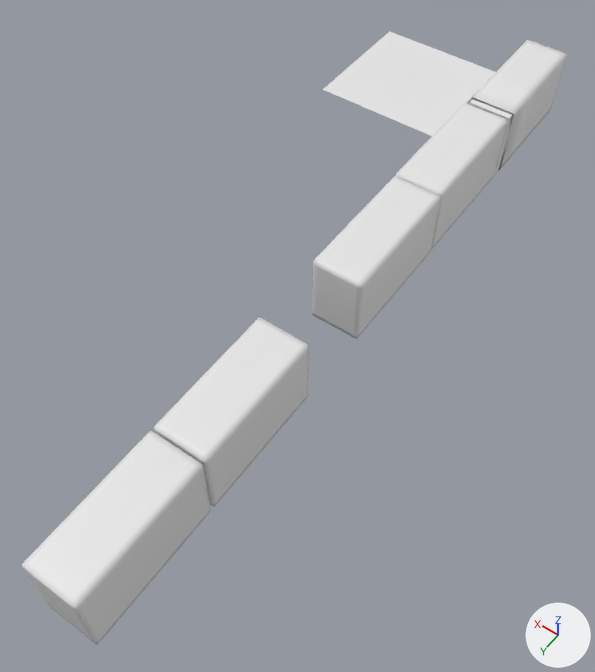
What one commit did to the Blender file fr-artists/scenes/blender/MAIN/environments/opening_SqueakEasy/MES/MatchBoxes/#_LINK_boxes.blend.
Camera for both pictures: a 50 mm lens placed at (-5.09, 10.2, 7.82), pointed at (-1.35, 4.96, -0.4). Every picture has the same lights, and +X, +Y and +Z are marked at lower right. The older version comes first. Materials are left out; every surface is plain grey.

In view in the first picture: 'GlitterBox', 'MES_HS-TS_pipeline', 'MatchBox', 'MatchBox-outer', 'SafetyPins', 'ThePastSoundOfLondon' and 1 more.
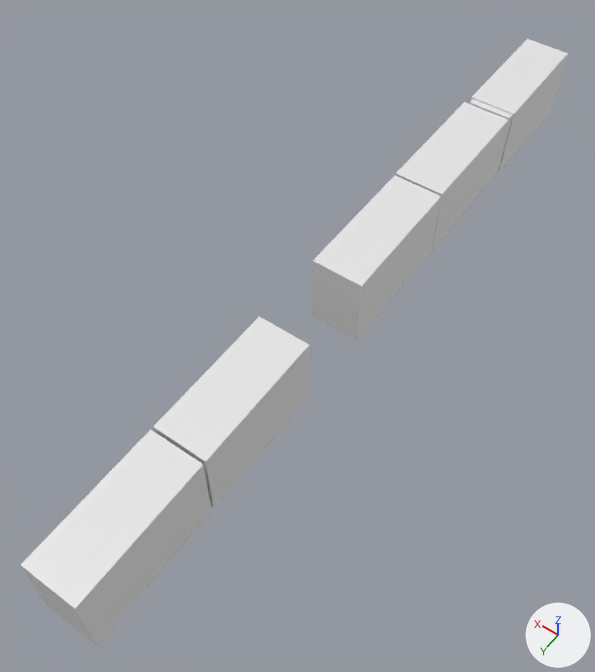
Where the change shows, as pixel boxes (x1, y1, x2, y2) in the pictures (595 x 672 px):
'ThePastSoundOfLondon', reshaped, modifiers changed
    before: (22, 431, 211, 645)
    after: (21, 429, 212, 646)
'GlitterBox', reshaped, modifiers changed
    before: (154, 317, 309, 507)
    after: (153, 316, 310, 508)
'MatchBox', reshaped, modifiers changed
    before: (312, 176, 441, 339)
    after: (312, 175, 441, 340)
'MES_HS-TS_pipeline', deleted
    before: (323, 31, 496, 136)
'MatchBox-outer', reshaped, modifiers changed
    before: (471, 40, 567, 170)
    after: (471, 39, 568, 170)
part 1 of me_cube, built on
    before: (471, 40, 567, 170)
    after: (471, 39, 568, 170)
part 3 of me_cube_002, built on
    before: (396, 103, 508, 249)
    after: (396, 102, 508, 249)
part 5 of me_cube_003, built on
    before: (312, 176, 441, 339)
    after: (312, 175, 441, 340)
part 7 of me_cube_004, built on
    before: (154, 317, 309, 507)
    after: (153, 316, 310, 508)
part 9 of me_cube_005, built on
    before: (22, 431, 210, 645)
    after: (21, 429, 211, 646)

The change, as a list of edits to the scene's bpy script:
```text
Change me_cube:
    remove me_cube.from_pydata(...)  # 24 vertices, 20 faces; spans x -0.32..0.32, y -0.71..1.01, z -0.48..0.48
    add me_cube.from_pydata(...)  # 8 vertices, 5 faces; spans x -0.32..0.32, y -0.71..1.01, z -0.48..0.48
    me_cube part 1
    16 vertices are removed from x -0.32..0.32, y -0.71..1.01, z -0.48..0.48
    20 faces are deleted
    5 new faces join them
    me_cube part 2: the surface is now shaded flat
Change me_cube_002:
    remove me_cube_002.from_pydata(...)  # 24 vertices, 22 faces; spans x -0.33..0.33, y -0.89..0.89, z -0.48..0.48
    add me_cube_002.from_pydata(...)  # 8 vertices, 6 faces; spans x -0.33..0.33, y -0.89..0.89, z -0.48..0.48
    me_cube_002 part 3
    16 vertices are removed from x -0.33..0.33, y -0.89..0.89, z -0.48..0.48
    22 faces are deleted
    6 new faces join them
    me_cube_002 part 4: the surface is now shaded flat
Change me_cube_003:
    remove me_cube_003.from_pydata(...)  # 24 vertices, 22 faces; spans x -0.33..0.33, y -0.89..0.89, z -0.48..0.48
    add me_cube_003.from_pydata(...)  # 8 vertices, 6 faces; spans x -0.33..0.33, y -0.89..0.89, z -0.48..0.48
    me_cube_003 part 5
    16 vertices are removed from x -0.33..0.33, y -0.89..0.89, z -0.48..0.48
    22 faces are deleted
    6 new faces join them
    me_cube_003 part 6: the surface is now shaded flat
Change me_cube_004:
    remove me_cube_004.from_pydata(...)  # 24 vertices, 22 faces; spans x -0.33..0.33, y -0.85..0.85, z -0.48..0.48
    add me_cube_004.from_pydata(...)  # 8 vertices, 6 faces; spans x -0.33..0.33, y -0.85..0.85, z -0.48..0.48
    me_cube_004 part 7
    16 vertices are removed from x -0.33..0.33, y -0.85..0.85, z -0.48..0.48
    22 faces are deleted
    6 new faces join them
    me_cube_004 part 8: the surface is now shaded flat
Change me_cube_005:
    remove me_cube_005.from_pydata(...)  # 24 vertices, 22 faces; spans x -0.33..0.33, y -0.84..0.84, z -0.48..0.48
    add me_cube_005.from_pydata(...)  # 8 vertices, 6 faces; spans x -0.33..0.33, y -0.84..0.84, z -0.48..0.48
    me_cube_005 part 9
    16 vertices are removed from x -0.33..0.33, y -0.84..0.84, z -0.48..0.48
    22 faces are deleted
    6 new faces join them
    me_cube_005 part 10: the surface is now shaded flat
Remove ob_mes_hs_ts_pipeline:
    ob_mes_hs_ts_pipeline = bpy.data.objects.new('MES_HS-TS_pipeline', me_mes_hs_ts_pipeline)
Change ob_matchbox_outer:
    remove _m = ob_matchbox_outer.modifiers.new('Bevel', 'BEVEL')
    remove _m.segments = 2
    remove _m.limit_method = 'WEIGHT'
    remove _m.profile = 0.897
Change ob_safetypins:
    remove _m = ob_safetypins.modifiers.new('Bevel', 'BEVEL')
    remove _m.width = 0.07
    remove _m.width_pct = 0.07
    remove _m.segments = 2
    remove _m.profile = 0.897
Change ob_matchbox:
    remove _m = ob_matchbox.modifiers.new('Bevel', 'BEVEL')
    remove _m.width = 0.07
    remove _m.width_pct = 0.07
    remove _m.segments = 2
    remove _m.profile = 0.897
Change ob_glitterbox:
    remove _m = ob_glitterbox.modifiers.new('Bevel', 'BEVEL')
    remove _m.width = 0.07
    remove _m.width_pct = 0.07
    remove _m.segments = 2
    remove _m.profile = 0.897
Change ob_thepastsoundoflondon:
    remove _m = ob_thepastsoundoflondon.modifiers.new('Bevel', 'BEVEL')
    remove _m.width = 0.07
    remove _m.width_pct = 0.07
    remove _m.segments = 2
    remove _m.profile = 0.897
```
